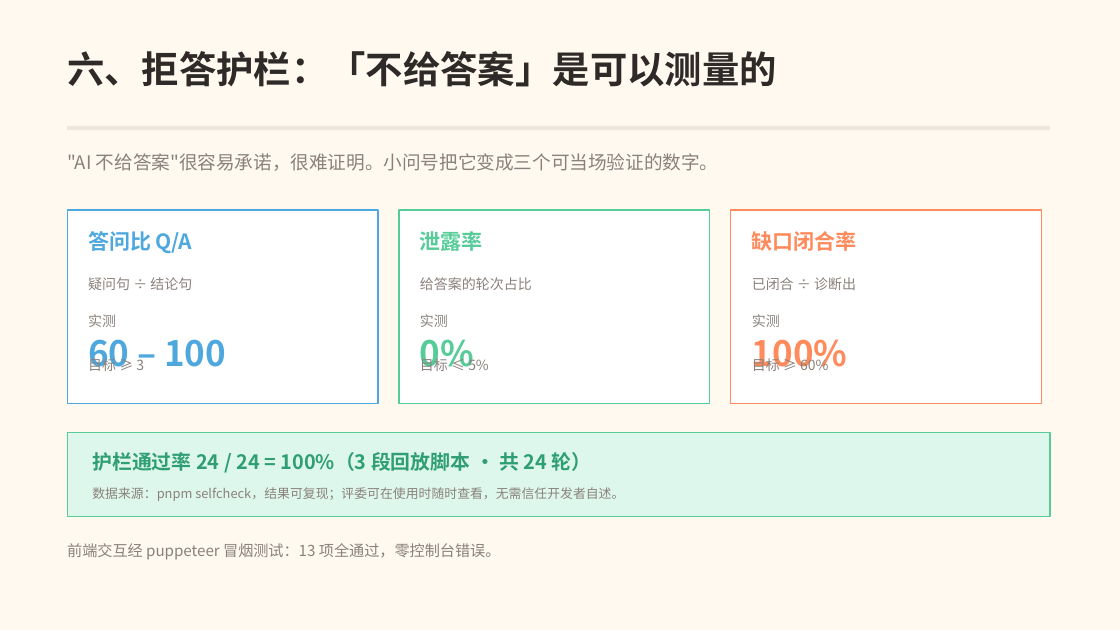
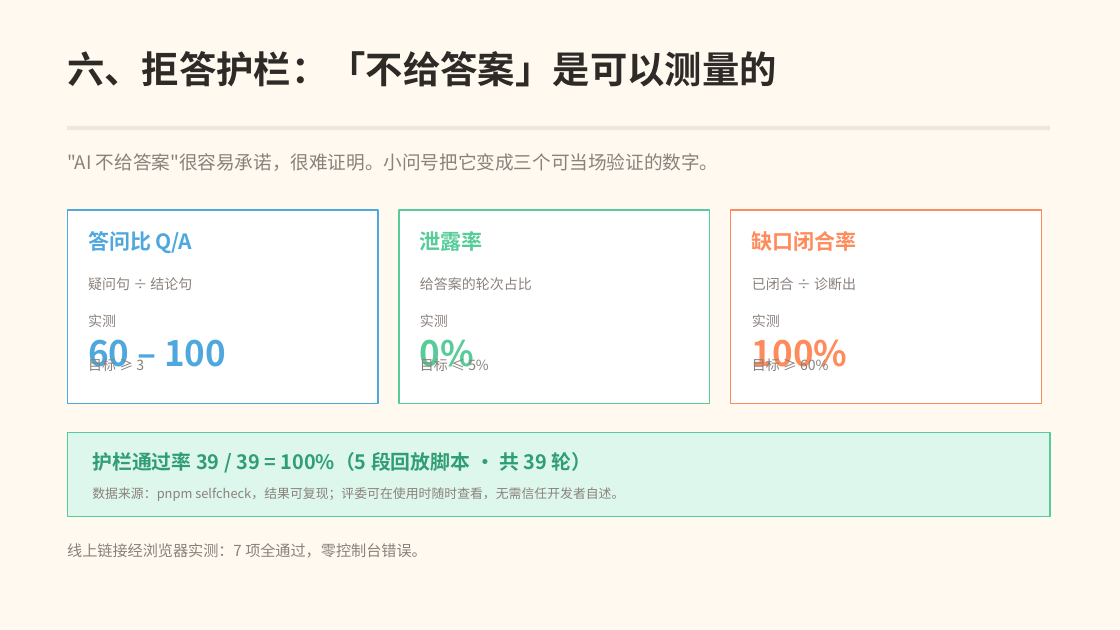
Before and after one commit to lynnnnyl25/xiao-wenhao, a slide deck: slide 7 of 小问号-答辩PPT.pptx. Drawn at 1120x630 pixels with LibreOffice and Linux fonts; fonts in the diff are those of the drawing. Boxes give left, top, right and bottom in pixels: in the first picture for what was removed or moved away, otherwise in the second. Text is boxed around its words. In the diff, an @@ line names an element or a change of style, - is before the commit and + after.

Commit message:
docs: 填入真实公网链接与 39 轮实测数据
- README / 申报书 / 答辩 PPT 全部更新为线上真实链接
- 实测数据校正：5 段脚本 39 轮，护栏通过率 39/39
- 新增线上冒烟脚本 smoke-live.mjs

```diff
--- a/小问号-答辩PPT.pptx
+++ b/小问号-答辩PPT.pptx
@@ text at [92, 452, 592, 471]: text changed @@
-护栏通过率 24 / 24 = 100%（3 段回放脚本 · 共 24 轮）
+护栏通过率 39 / 39 = 100%（5 段回放脚本 · 共 39 轮）
@@ text at [67, 543, 427, 557]: text changed @@
-前端交互经 puppeteer 冒烟测试：13 项全通过，零控制台错误。
+线上链接经浏览器实测：7 项全通过，零控制台错误。
```
Also in this commit, not shown: 2 other slides changed, 8 other files.
